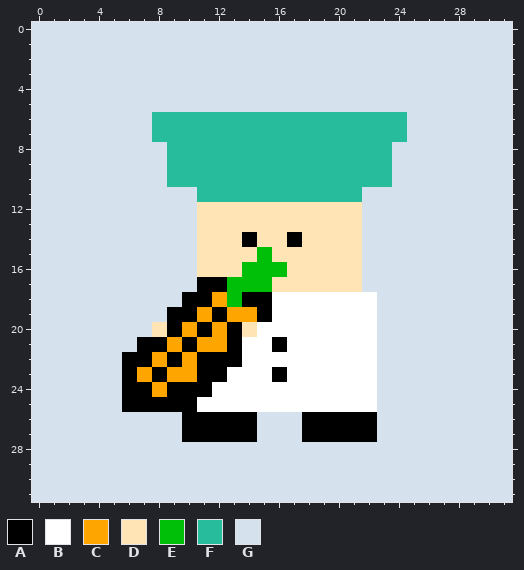
A pixel-art sprite gets an edit: overcooked_server/assets/chef_2_holding_carrot_chopped.png. The first picture shows the starting point.
The file is 32x32 pixels.
Palette (. is transparent): A #000000  B #ffffff  C #ffa500  D #ffe4b5  E #00bf08  F #27bc9c  G #d5e2ed
Once edited:
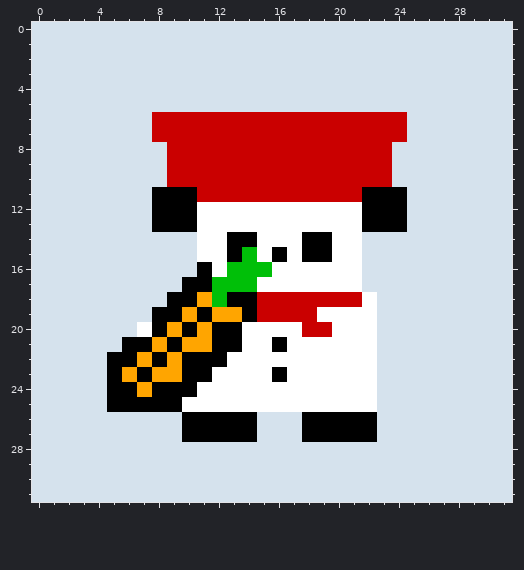
Change:
@@ palette @@
-F #27bc9c
+F #ca0000
@@ x 0..31 @@
 10 GGGGGGGGGFFFFFFFFFFFFFFFGGGGGGGG
-11 GGGGGGGGGGGFFFFFFFFFFFGGGGGGGGGG
-12 GGGGGGGGGGGDDDDDDDDDDDGGGGGGGGGG
-13 GGGGGGGGGGGDDDDDDDDDDDGGGGGGGGGG
-14 GGGGGGGGGGGDDDADDADDDDGGGGGGGGGG
-15 GGGGGGGGGGGDDDDEDDDDDDGGGGGGGGGG
-16 GGGGGGGGGGGDDDEEEDDDDDGGGGGGGGGG
-17 GGGGGGGGGGGAAEEEDDDDDDGGGGGGGGGG
-18 GGGGGGGGGGAACEAABBBBBBBGGGGGGGGG
-19 GGGGGGGGGAACACCABBBBBBBGGGGGGGGG
-20 GGGGGGGGDACACADBBBBBBBBGGGGGGGGG
-21 GGGGGGGAACACCABBABBBBBBGGGGGGGGG
-22 GGGGGGAACACAAABBBBBBBBBGGGGGGGGG
-23 GGGGGGACACCAABBBABBBBBBGGGGGGGGG
-24 GGGGGGAACAAABBBBBBBBBBBGGGGGGGGG
-25 GGGGGGAAAAABBBBBBBBBBBBGGGGGGGGG
+11 GGGGGGGGAAAFFFFFFFFFFFAAAGGGGGGG
+12 GGGGGGGGAAABBBBBBBBBBBAAAGGGGGGG
+13 GGGGGGGGAAABBBBBBBBBBBAAAGGGGGGG
+14 GGGGGGGGGGGBBAABBBAABBGGGGGGGGGG
+15 GGGGGGGGGGGBBAEBABAABBGGGGGGGGGG
+16 GGGGGGGGGGGABEEEBBBBBBGGGGGGGGGG
+17 GGGGGGGGGGAAEEEBBBBBBBGGGGGGGGGG
+18 GGGGGGGGGAACEAAFFFFFFFBGGGGGGGGG
+19 GGGGGGGGAACACCAFFFFBBBBGGGGGGGGG
+20 GGGGGGGBACACAABBBBFFBBBGGGGGGGGG
+21 GGGGGGAACACCAABBABBBBBBGGGGGGGGG
+22 GGGGGAACACAAABBBBBBBBBBGGGGGGGGG
+23 GGGGGACACCAABBBBABBBBBBGGGGGGGGG
+24 GGGGGAACAAABBBBBBBBBBBBGGGGGGGGG
+25 GGGGGAAAAABBBBBBBBBBBBBGGGGGGGGG
 26 GGGGGGGGGGAAAAAGGGAAAAAGGGGGGGGG
Changed places in both pictures, as pixel boxes (x1, y1, x2, y2):
changed: (107, 112, 407, 412)
